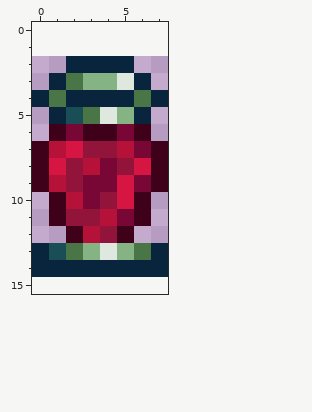
Pixel-art sprite: Game/resources/game/tilesets/foreground/heartlantern.png. Above: the version before the commit.
The file is 16x26 pixels, drawn in blocks of 2x2; one block is one cell here. The old version is drawn lined up with the new one, on the new canvas.
And afterwards:
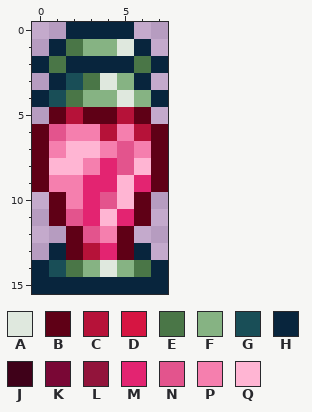
Palette (. is transparent): A #dfe8de  B #5f0016  C #b61239  D #d61542  E #4a7647  F #86b383  G #194e57  H #08253d  J #3f0119  K #790735  L #92143b  M #e32471  N #e3548d  P #f57fae  Q #ffb5d3
Edits made:
canvas 8x13 -> 8x16, the old top-left corner now at 0,2
Changed rows in their new state; - is an unchanged pixel.
first column x 0:
 0 --HHHH--
 1 -HEFFAH-
 2 HE----EH
 3 --GEAF--
 4 -GEFFAF-
 5 -BCBBCB-
 6 BNPPCPCB
 7 BPQQPNPB
 8 BQQPMNQB
 9 BPPMMQMB
10 -BPMNQB-
11 -BNMQMB-
12 --BNPB--
13 .HBCMBH.
14 -GEFAFE-
15 HHHHHHHH
Changed places in both pictures, as pixel boxes (x1, y1, x2, y2):
changed: (32, 22, 168, 294)
